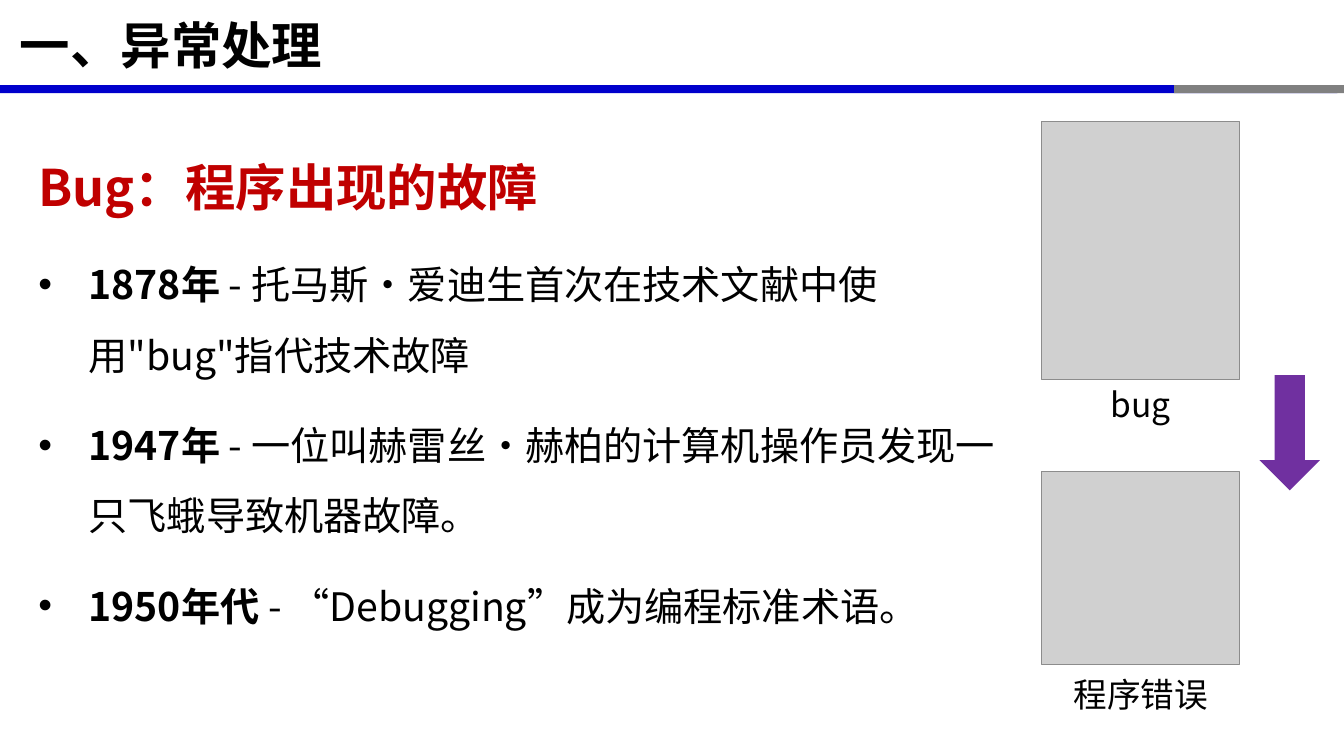
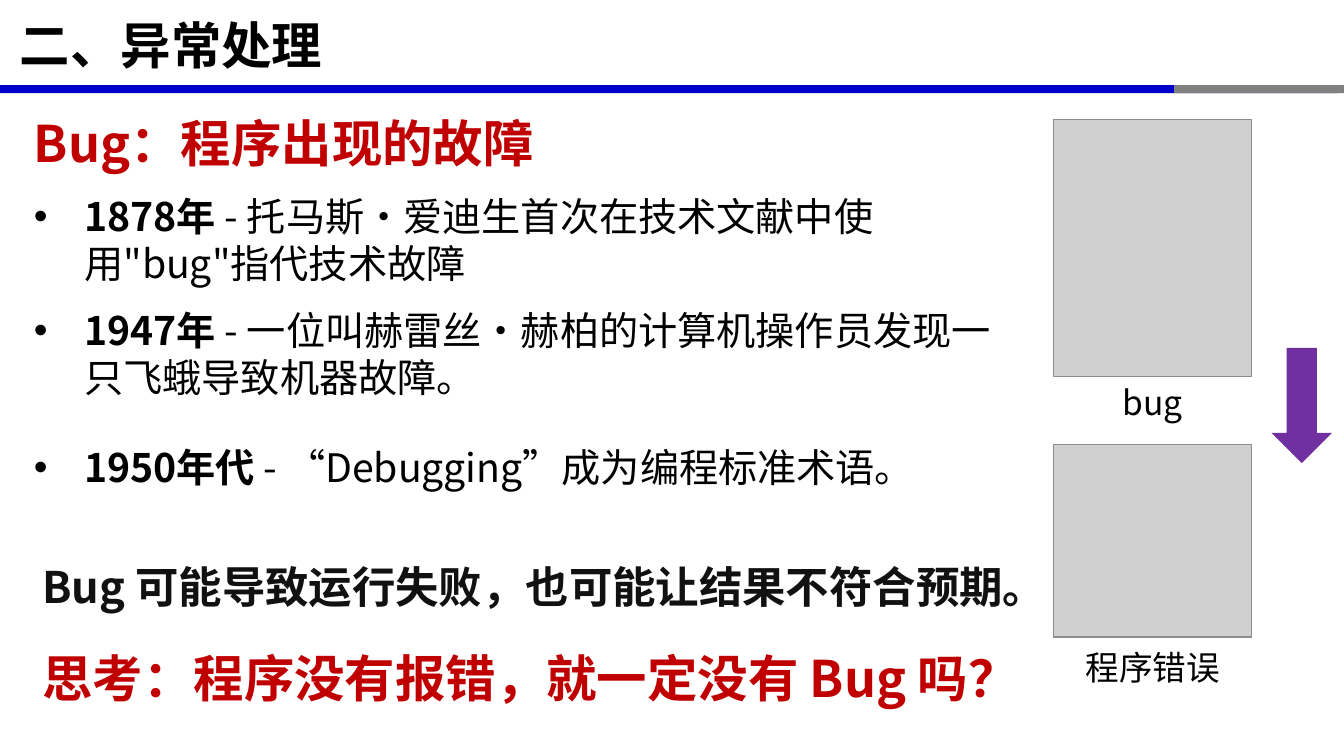
Before and after one commit to xinluo2018/programming-basics, a slide deck: slide 13 of 第5章-文件操作与异常处理/第5章-文件操作与异常处理.pptx (slide 11 before the commit). Drawn at 1344x756 pixels with LibreOffice and Linux fonts; fonts in the diff are those of the drawing; grey boxes stand for pictures. Boxes give left, top, right and bottom in pixels: in the first picture for what was removed or moved away, otherwise in the second. Text is boxed around its words. In the diff, an @@ line names an element or a change of style, - is before the commit and + after.

```diff
--- a/第5章-文件操作与异常处理/第5章-文件操作与异常处理.pptx
+++ b/第5章-文件操作与异常处理/第5章-文件操作与异常处理.pptx
@@ title at (x1=20, y1=21, x2=322, y2=69): text changed @@
-一、异常处理
+二、异常处理
@@ text "Bug：程序出现的故障" moved from (x1=38, y1=163, x2=995, y2=631) to (x1=34, y1=119, x2=991, y2=492) @@
@@ picture moved from (x1=1042, y1=121, x2=1240, y2=379) to (x1=1054, y1=119, x2=1252, y2=377) @@
@@ text at (x1=84, y1=197, x2=991, y2=395): line spacing 1.5 to 1 @@
@@ 1 picture, 1 text, 1 right arrow moved together from (x1=1042, y1=375, x2=1320, y2=710) to (x1=1054, y1=348, x2=1332, y2=683) @@
@@ text "bug" moved from (x1=1111, y1=390, x2=1171, y2=426) to (x1=1123, y1=388, x2=1183, y2=424) @@
@@ text added at (x1=43, y1=566, x2=1046, y2=614), 31 pt, text #111111, bold @@
+Bug 可能导致运行失败，也可能让结果不符合预期。
@@ text added at (x1=42, y1=653, x2=1019, y2=710), 36 pt, text #C00000, bold @@
+思考：程序没有报错，就一定没有 Bug 吗？
```
Also in this commit, not shown: 7 other slides changed, 5 slides added, 2 slides removed, 7 other files.
